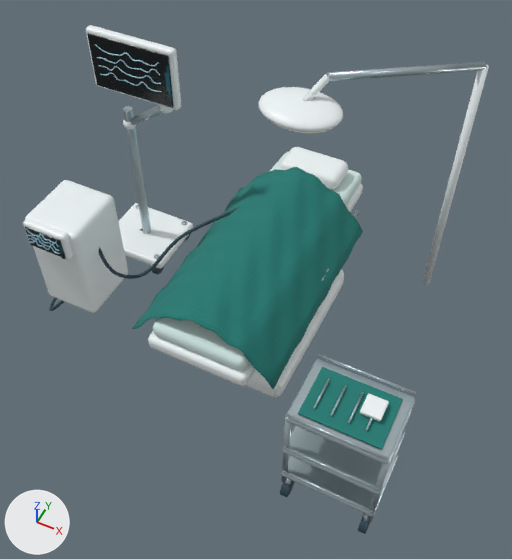
An edit to the glTF model arjan-portfolio/public/hospitalsim/assets/care.glb, drawn before and after from the same camera.
Camera for both pictures: a camera (50 mm lens) standing at (1.45, -3.06, 4.27) and looking at (0.06, -0.27, 0.78). Arrows for +X, +Y and +Z are at lower left; the lights stay in place. The first picture is the older version. Where no turn or scale is listed for an object, it has been applied to the vertices. Vertices at exactly the same position are counted once.

Names of what the first picture shows: 'care__Brushed aluminium', 'care__Diagnostic glass • fictional', 'care__Linen upholstery', 'care__Matte woven drape', 'care__Powder coat • warm porcelain', 'care__Rubber and screen bezel' and 2 more.
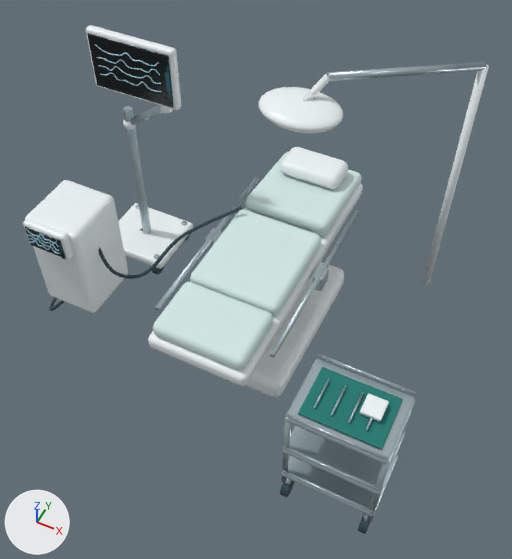
What differs and where, as boxes (x1, y1, x2, y2) in the pictures (512 x 559 px):
part 1 of me_drape_folds, deleted (cyan)
    before: (132, 167, 363, 389)
'care__Linen upholstery', unchanged, uncovered by the edit
    both: (153, 152, 361, 371)

Diff of the bpy script that builds the scene:
```diff
--- a/arjan-portfolio/public/hospitalsim/assets/care.glb.py
+++ b/arjan-portfolio/public/hospitalsim/assets/care.glb.py
@@ me_drape_folds @@
 # used by ob_care__matte_woven_drape; location = (0.0, 0.0, 0.0)
-me_drape_folds.from_pydata(...)  # 2138 vertices, 4260 faces; spans x -1.13..1.23, y -1.15..0.57, z 0.67..1.61
+me_drape_folds.from_pydata(...)  # 288 vertices, 564 faces; spans x -1.13..1.23, y -1.15..0.18, z 0.87..1.61
+# me_drape_folds part 1: the loose piece of 1850 vertices spanning x -0.5..0.5, y -0.92..0.57, z 0.67..1.08 is deleted
+# other edits to the shape of me_drape_folds do not show in these pictures
 me_drape_folds.materials.append(mat_matte_woven_drape)
```
